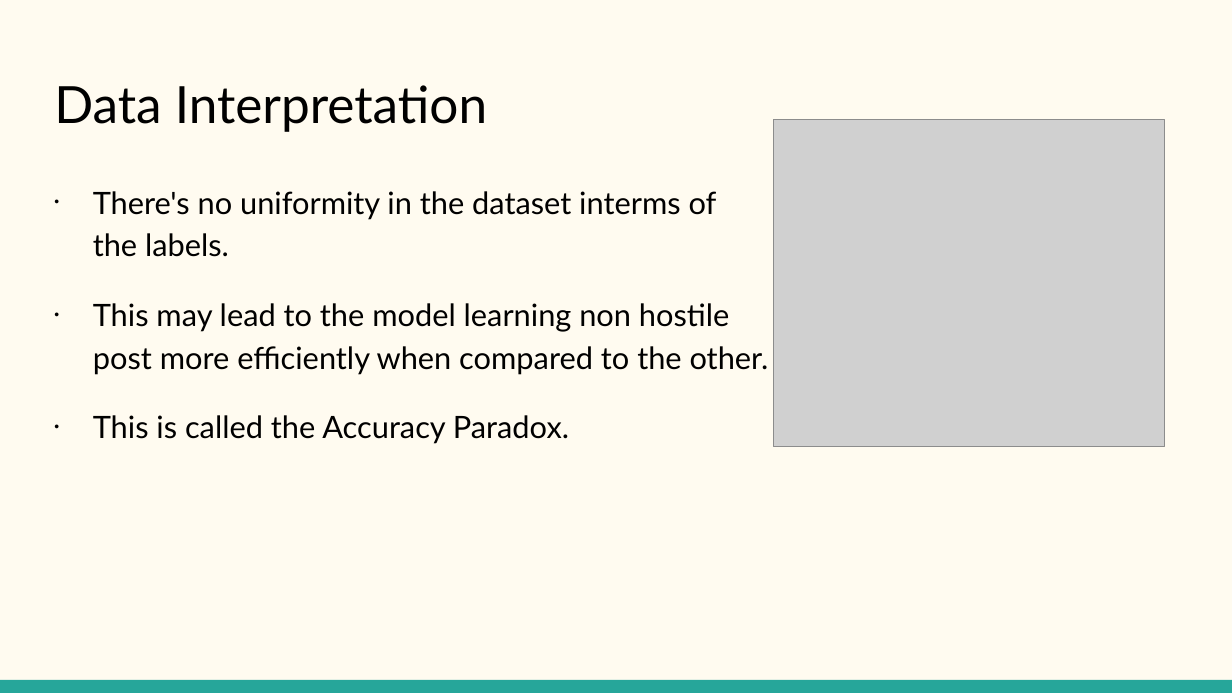
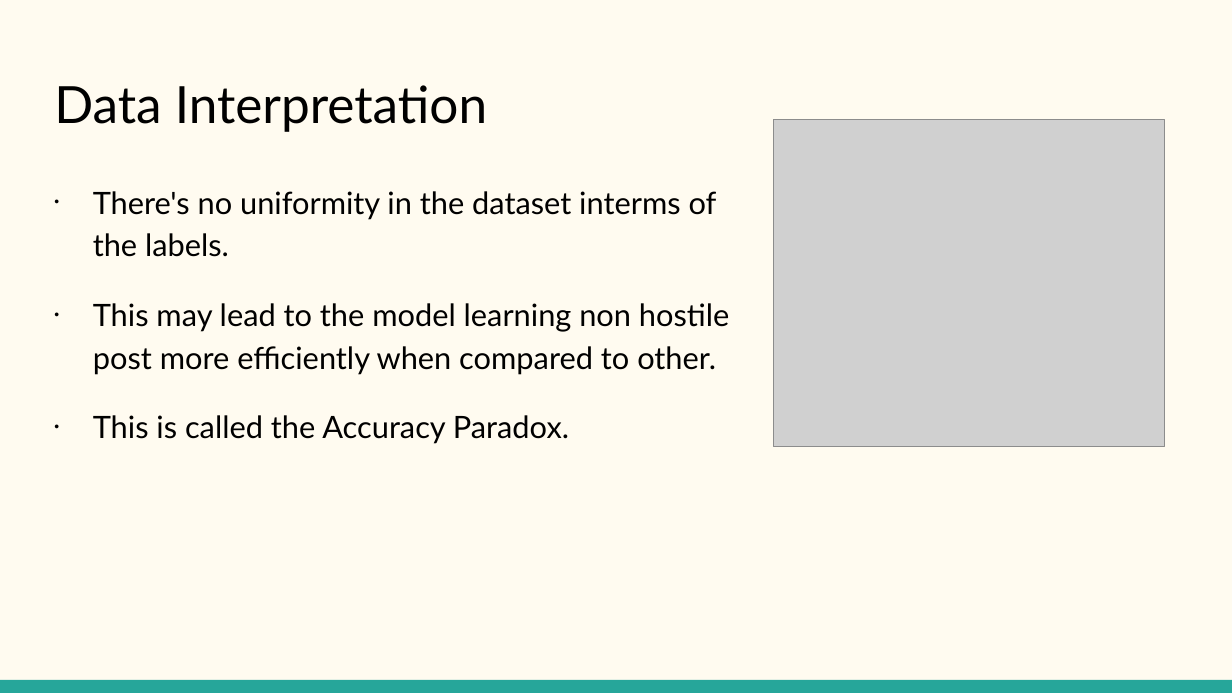
Before and after one commit to VarunBohara/Mini-Project-Documents, a slide deck: slide 7 of DMA Course Project.pptx. Drawn at 1232x693 pixels with LibreOffice and Linux fonts; fonts in the diff are those of the drawing; grey boxes stand for pictures. Boxes give left, top, right and bottom in pixels: in the first picture for what was removed or moved away, otherwise in the second. Text is boxed around its words. In the diff, an @@ line names an element or a change of style, - is before the commit and + after.

```diff
--- a/DMA Course Project.pptx
+++ b/DMA Course Project.pptx
@@ text at <box>93,303,729,375</box>: text changed @@
-• This may lead to the model learning non hostile
-  post more efficiently when compared to the other.
+• This may lead to the model learning non hostile
+  post more efficiently when compared to other.
```
